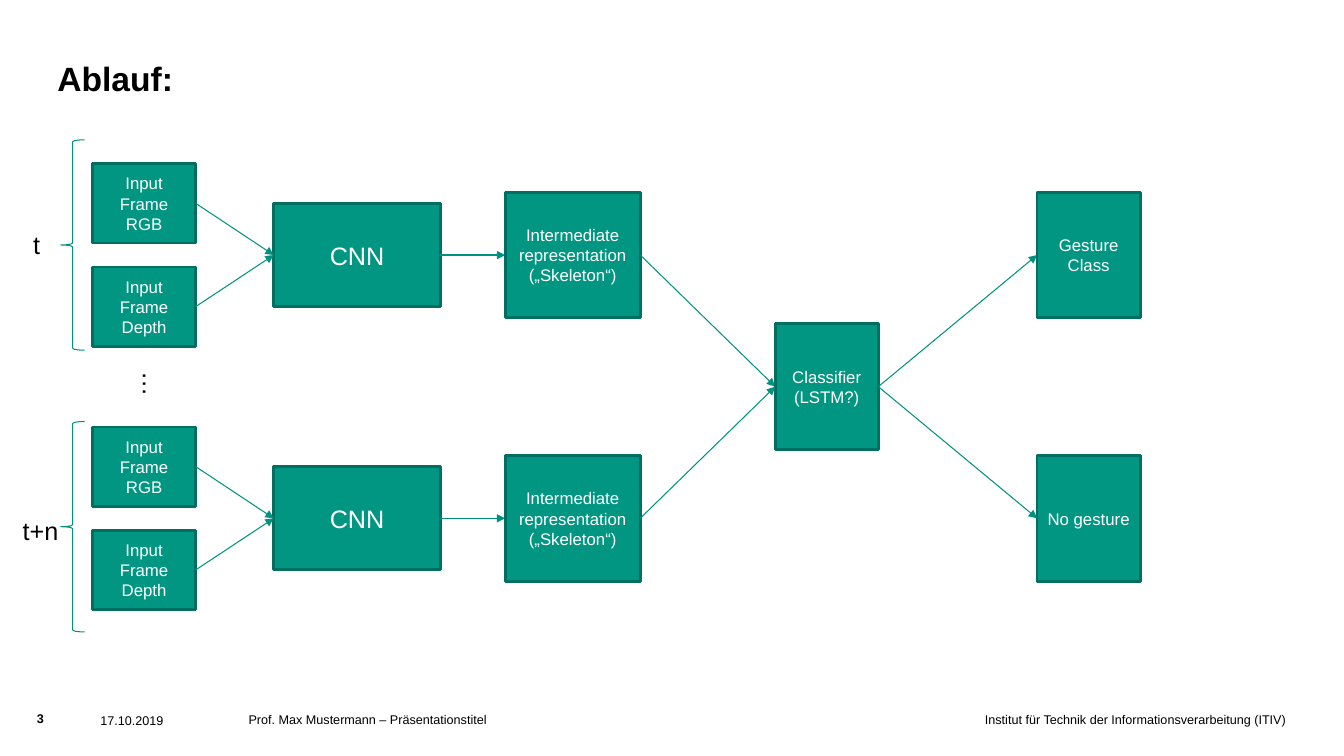
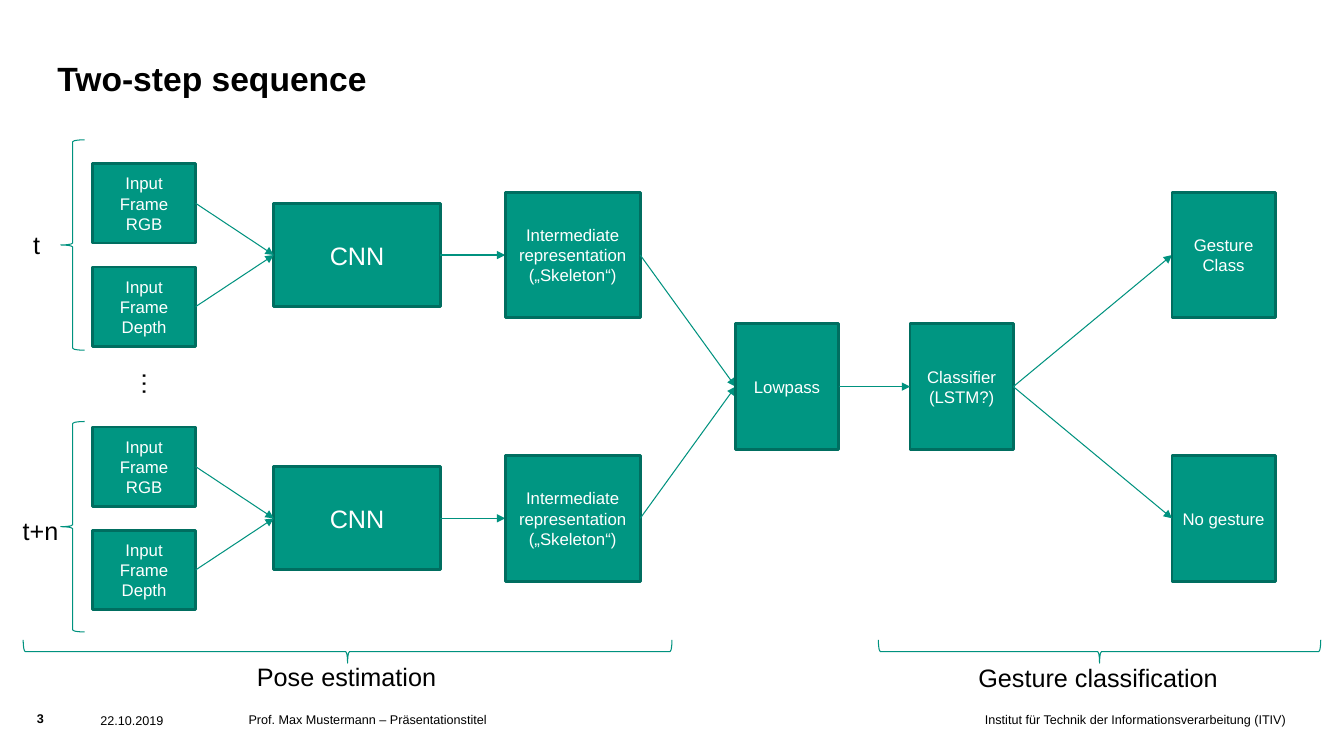
Before and after one commit to muellesi/master-thesis, a slide deck: slide 3 of Notes.pptx. Drawn at 1344x756 pixels with LibreOffice and Linux fonts; fonts in the diff are those of the drawing; background and template pictures are left out. Boxes give left, top, right and bottom in pixels: in the first picture for what was removed or moved away, otherwise in the second. Text is boxed around its words. In the diff, an @@ line names an element or a change of style, - is before the commit and + after.

```diff
--- a/Notes.pptx
+++ b/Notes.pptx
@@ title at (x1=57, y1=68, x2=367, y2=98): text changed @@
-Ablauf:
+Two-step sequence
@@ arrow moved from (640, 255) - (775, 387) to (640, 255) - (736, 387) @@
@@ rectangle added at (x1=736, y1=324, x2=839, y2=450), fill #009682, outline #006F60 2 pt, 12 pt, text #FFFFFF @@
+Lowpass
@@ arrow moved from (640, 518) - (775, 387) to (640, 518) - (736, 387) @@
@@ arrow added from (839, 387) to (910, 387), #00937F 0.75 pt @@
@@ 3 rectangles, 2 arrows moved together from (x1=775, y1=193, x2=1140, y2=582) to (x1=910, y1=193, x2=1275, y2=582) @@
@@ left brace added at (x1=23, y1=641, x2=672, y2=664), outline #00937F 0.75 pt @@
@@ left brace added at (x1=878, y1=640, x2=1321, y2=663), outline #00937F 0.75 pt @@
@@ text added at (x1=257, y1=667, x2=436, y2=687), 18 pt, text #000000 @@
+Pose estimation
@@ text added at (x1=978, y1=668, x2=1218, y2=688), 18 pt, text #000000 @@
+Gesture classification
@@ text at (x1=100, y1=716, x2=163, y2=725): text changed @@
-17.10.2019
+22.10.2019
```
Also in this commit, not shown: 7 other slides changed, 19 slides added.
